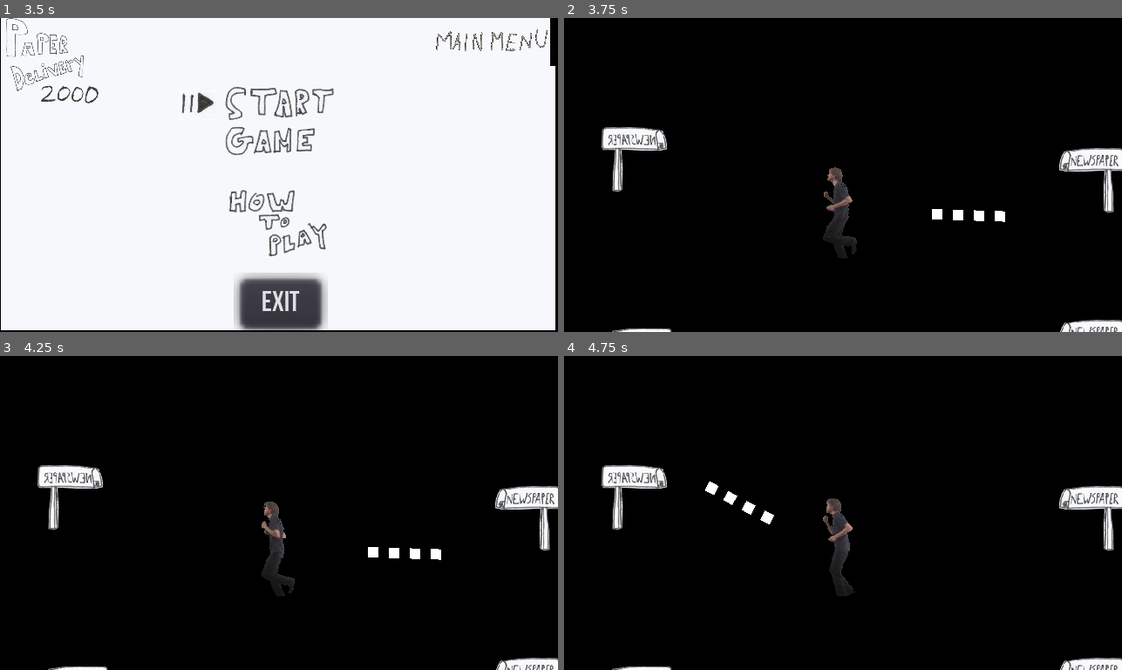
Above: before the commit, frames 1-4 (two rows, left to right).
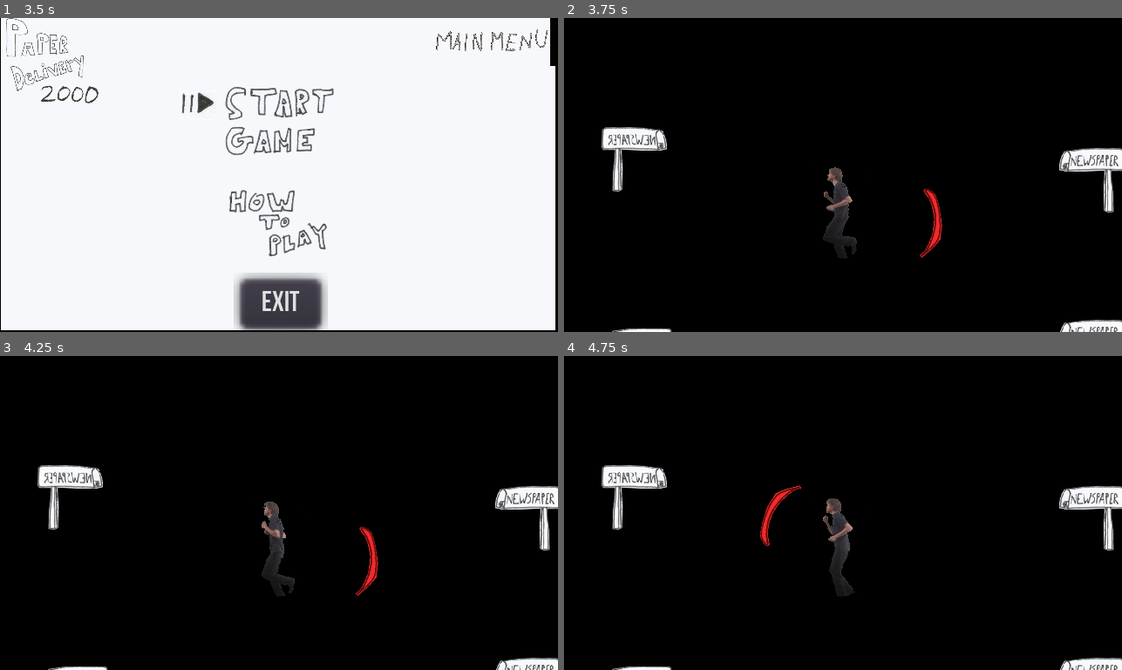
Above: after the commit, the same moments.

Repository: granumignis/PaperDelivery2000
Game: Godot game, scene res://UI/TitleScreen.tscn
Two runs of this game, one before a commit and one after it. Both use one fixed random seed, a clock stepped at 60 frames per second and the inputs below.
Inputs (mouse positions are in pixels of both pictures, inside the frame that each line leads up to):
- Up to frame 1 (3.5 s): tap Enter (Menu_ChooseOption) at 0.5, 2 s; move the mouse to (401, 159) at 0.52 s; hold Right (ui_right) 0.53-1.28 s; tap Space at 1.25, 2.75 s; move the mouse to (167, 190) at 1.27 s; hold Down (ui_down) 1.28-2.03 s; move the mouse to (334, 105) at 2.02 s; hold Right (ui_right) 2.03-2.78 s; move the mouse to (251, 237) at 2.77 s; hold Up (ui_up) from 2.78 s (still down)
- Up to frame 2 (3.75 s): tap Enter (Menu_ChooseOption) at 3.5 s; move the mouse to (1010, 222) at 3.52 s; release Up (ui_up) at 3.53 s; hold Left (ui_left) from 3.53 s (still down)
- Up to frame 3 (4.25 s): keep holding Left (ui_left); tap Enter (Menu_ChooseOption) at 4.15 s
- Up to frame 4 (4.75 s): keep holding Left (ui_left); move the mouse to (675, 465) at 4.27 s

Frame 1 is identical in both runs. In frame 2, 0.5% of the frame differs, in the area x 63-80%, y 54-77%; in frame 3, 0.5%; in frame 4, 0.5%.

Commit message:
aiming reticle art in place, working on newspaper art replacement

Diff:
--- a/Level00.tscn
+++ b/Level00.tscn
@@ -7,6 +7,7 @@
 [ext_resource path="res://Objects/ExtraPapers.tscn" type="PackedScene" id=5]
 [ext_resource path="res://Objects/ExtraPaperSpawner.tscn" type="PackedScene" id=6]
 [ext_resource path="res://UI/In_Game_UI.tscn" type="PackedScene" id=7]
+[ext_resource path="res://Objects/TestProjectile.tscn" type="PackedScene" id=8]
 
 [node name="Level00" type="Node"]
 script = ExtResource( 2 )
@@ -69,6 +70,9 @@
 [node name="UI" parent="." instance=ExtResource( 7 )]
 
 [node name="JumboTron" parent="UI" instance=ExtResource( 4 )]
+
+[node name="Projectile" parent="." instance=ExtResource( 8 )]
+position = Vector2( 126.343, 46.2981 )
 [connection signal="out_of_newspapers" from="PaperBoy" to="." method="_on_PaperBoy_out_of_newspapers"]
 [connection signal="shot_newspaper" from="PaperBoy" to="." method="_on_PaperBoy_shot_newspaper"]
 
--- a/Objects/NewsPaper.tscn
+++ b/Objects/NewsPaper.tscn
@@ -1,7 +1,8 @@
-[gd_scene load_steps=5 format=2]
+[gd_scene load_steps=6 format=2]
 
 [ext_resource path="res://Classes/Projectile.tscn" type="PackedScene" id=1]
 [ext_resource path="res://Art/paper.png" type="Texture" id=2]
+[ext_resource path="res://Art/Game-Resolution/newspaper.png" type="Texture" id=3]
 
 [sub_resource type="Animation" id=1]
 resource_name = "Thrown"
@@ -26,17 +27,23 @@
 [node name="NewsPaper" instance=ExtResource( 1 )]
 scale = Vector2( 3, 3 )
 
-[node name="Sprite" parent="." index="0"]
+[node name="newspaper-" type="Sprite" parent="." index="0"]
+position = Vector2( 0, -0.497177 )
+scale = Vector2( 0.00475006, 0.00475006 )
+texture = ExtResource( 3 )
+
+[node name="Sprite" parent="." index="1"]
+self_modulate = Color( 1, 1, 1, 0 )
 position = Vector2( 0, -1 )
 texture = ExtResource( 2 )
 
-[node name="VisibilityNotifier2D" parent="." index="1"]
+[node name="VisibilityNotifier2D" parent="." index="2"]
 position = Vector2( -0.0441947, -0.441942 )
 scale = Vector2( 0.0940194, 0.0630836 )
 
-[node name="AnimationPlayer" parent="." index="2"]
+[node name="AnimationPlayer" parent="." index="3"]
 anims/Thrown = SubResource( 1 )
 
-[node name="CollisionShape2D" parent="." index="3"]
+[node name="CollisionShape2D" parent="." index="4"]
 position = Vector2( 0, -0.497184 )
 shape = SubResource( 2 )
--- /dev/null
+++ b/Objects/NewsPaper_Test.tscn
@@ -0,0 +1,49 @@
+[gd_scene load_steps=6 format=2]
+
+[ext_resource path="res://Classes/Projectile.tscn" type="PackedScene" id=1]
+[ext_resource path="res://Art/paper.png" type="Texture" id=2]
+[ext_resource path="res://Art/Game-Resolution/newspaper.png" type="Texture" id=3]
+
+[sub_resource type="Animation" id=1]
+resource_name = "Thrown"
+tracks/0/type = "method"
+tracks/0/path = NodePath(".")
+tracks/0/interp = 1
+tracks/0/loop_wrap = true
+tracks/0/imported = false
+tracks/0/enabled = true
+tracks/0/keys = {
+"times": PoolRealArray( -0.1 ),
+"transitions": PoolRealArray( 1 ),
+"values": [ {
+"args": [ true ],
+"method": "set_process"
+} ]
+}
+
+[sub_resource type="RectangleShape2D" id=2]
+extents = Vector2( 1.01019, 0.514292 )
+
+[node name="NewsPaper_Test" instance=ExtResource( 1 )]
+scale = Vector2( 3, 3 )
+
+[node name="Sprite" parent="." index="0"]
+self_modulate = Color( 1, 1, 1, 0 )
+position = Vector2( 0, -1 )
+texture = ExtResource( 2 )
+
+[node name="newspaper-test" type="Sprite" parent="Sprite" index="0"]
+position = Vector2( 0, 0.502823 )
+scale = Vector2( 0.00475006, 0.00475006 )
+texture = ExtResource( 3 )
+
+[node name="VisibilityNotifier2D" parent="." index="1"]
+position = Vector2( -0.0441947, -0.441942 )
+scale = Vector2( 0.0940194, 0.0630836 )
+
+[node name="AnimationPlayer" parent="." index="2"]
+anims/Thrown = SubResource( 1 )
+
+[node name="CollisionShape2D" parent="." index="3"]
+position = Vector2( 0, -0.497184 )
+shape = SubResource( 2 )
--- /dev/null
+++ b/Objects/TestProjectile.tscn
@@ -0,0 +1,5 @@
+[gd_scene load_steps=2 format=2]
+
+[ext_resource path="res://Classes/Projectile.tscn" type="PackedScene" id=1]
+
+[node name="Projectile" instance=ExtResource( 1 )]
--- a/Objects/aim-visual.tscn
+++ b/Objects/aim-visual.tscn
@@ -1,16 +1,28 @@
-[gd_scene load_steps=3 format=2]
+[gd_scene load_steps=4 format=2]
 
 [ext_resource path="res://Art/aim-visual.png" type="Texture" id=1]
 [ext_resource path="res://Objects/aim-visual.gd" type="Script" id=2]
+[ext_resource path="res://Objects/aim-visual-redrawn-smaller.png" type="Texture" id=3]
 
 [node name="aim-visual" type="Node2D"]
 script = ExtResource( 2 )
 
 [node name="Sprite" type="Sprite" parent="."]
+self_modulate = Color( 1, 0.164706, 0.164706, 1 )
+position = Vector2( 8, 0 )
+rotation = 1.5708
+scale = Vector2( 0.031, 0.031 )
+texture = ExtResource( 3 )
+
+[node name="ThrowAnchor" type="Position2D" parent="Sprite"]
+position = Vector2( 2.28882e-05, 533.333 )
+rotation = -1.5708
+scale = Vector2( 32, 32 )
+
+[node name="Sprite-Old" type="Sprite" parent="."]
+visible = false
+show_behind_parent = true
 position = Vector2( 7, -1 )
 texture = ExtResource( 1 )
 centered = false
 offset = Vector2( 0, -4 )
-
-[node name="ThrowAnchor" type="Position2D" parent="Sprite"]
-position = Vector2( -7, 1 )
--- a/project.godot
+++ b/project.godot
@@ -28,7 +28,6 @@
 
 window/size/width=160
 window/size/height=90
-window/size/fullscreen=true
 window/size/test_width=1280
 window/size/test_height=720
 window/stretch/mode="2d"
Binary file added: Art/Game-Resolution/newspaper.png
Not shown, added: Art/Game-Resolution/newspaper.png.import
Not shown: 1 places in Level00.tscn that only renumber resources
Binary file added: Objects/aim-visual-redrawn-smaller.png
Not shown, added: Objects/aim-visual-redrawn-smaller.png.import
Not shown, added: Art/High-Resolution/PaperDelivery2000_Demonstration_Video_07_21_2020.mp4
Not shown, added: Art/High-Resolution/PaperDelivery2000_Demonstration_Video_07_25_2020.mp4
